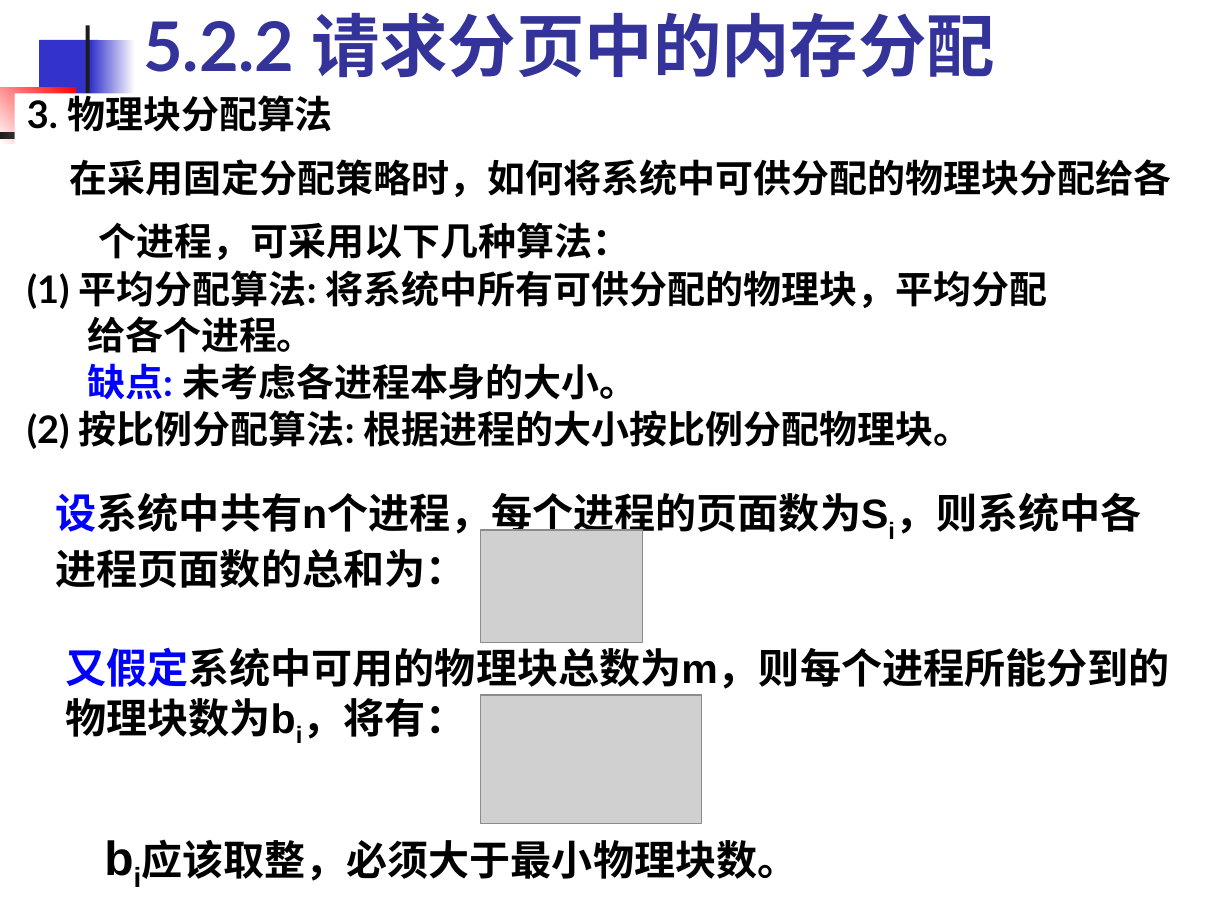
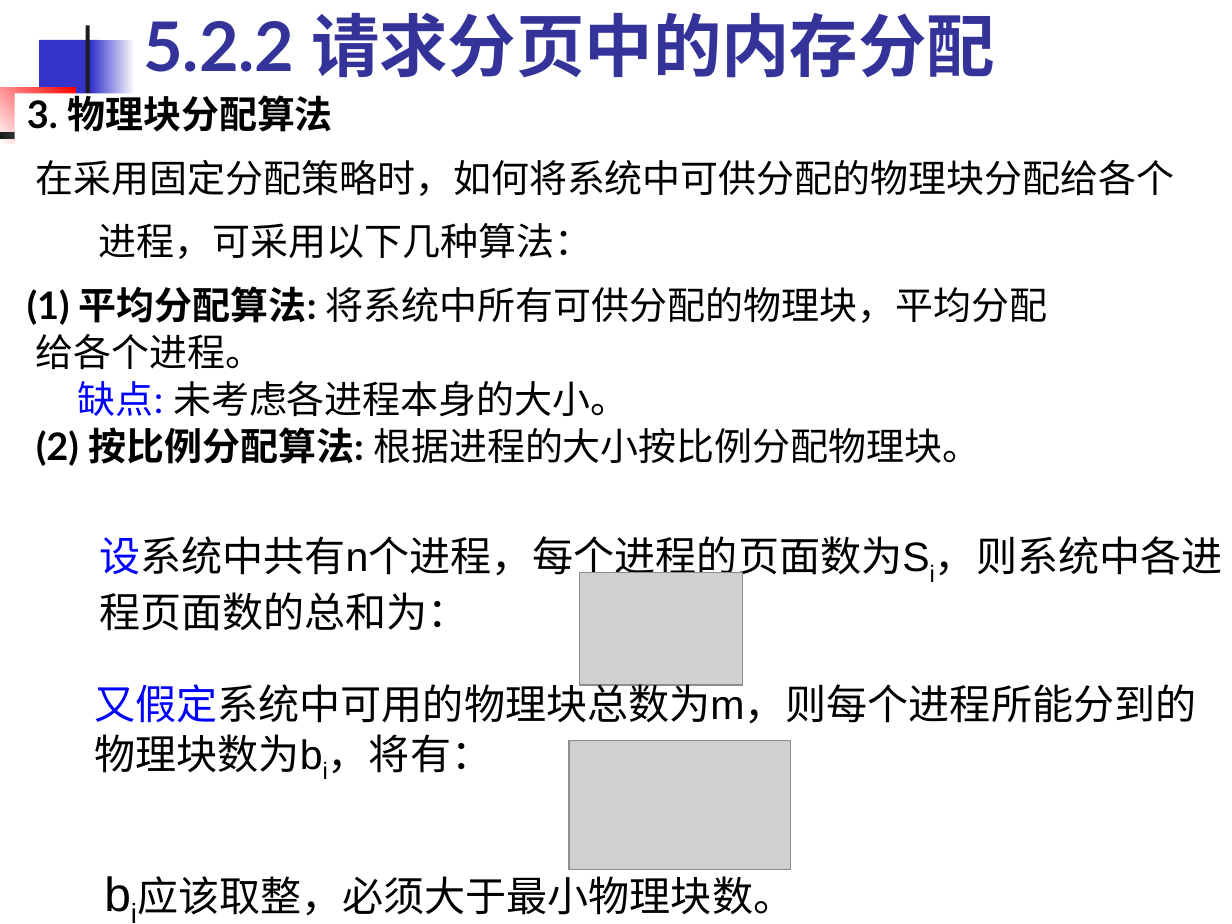
Before and after one commit to edu2act/course-OS, a slide deck: slide 25 of materials/slides/OS_Chap 5.ppt. Drawn at 1232x924 pixels with LibreOffice and Linux fonts; fonts in the diff are those of the drawing; grey boxes stand for pictures. Boxes give left, top, right and bottom in pixels: in the first picture for what was removed or moved away, otherwise in the second. Text is boxed around its words. In the diff, an @@ line names an element or a change of style, - is before the commit and + after.

```diff
--- a/materials/slides/OS_Chap 5.ppt
+++ b/materials/slides/OS_Chap 5.ppt
@@ text at <box>27,160,1174,466</box>: font Lato to Times New Roman in "在采用固定分配策略时，如何将系统中可供分配的物理块分配给各个进程，可采用以下几种算法："; bold off in "在采用固定分配策略时，如何将系统中可供分配的物理块分配给各个进程，可采用以下几种算法：", "将系统中所有可供分配的物理块，平均分配", "给各个进程。", "缺点: 未考虑各进程本身的大小。" and 1 more places; line spacing 0.8 to 1.4; less space between paragraphs @@
@@ bold off in 3 elements at <box>137,868,794,916</box>, <box>94,677,1196,774</box>, <box>99,536,1222,631</box> @@
@@ text "设系统中共有n个进程，每个进程的页面数为Si，则系统中各进程页面数的总和为：": place and size @@
-text "设系统中共有n个进程，每个进程的页面数为Si，则系统中各进程页面数的总和为：" at <box>56,493,1141,588</box>
+text "设系统中共有n个进程，每个进程的页面数为Si，则系统中各进程页面数的总和为：" at <box>99,536,1222,631</box>
@@ picture: place and size @@
-picture at <box>480,530,643,642</box>
+picture at <box>580,573,743,685</box>
@@ text "又假定系统中可用的物理块总数为m，则每个进程所能分到的物理块数为bi，将有：": place and size @@
-text "又假定系统中可用的物理块总数为m，则每个进程所能分到的物理块数为bi，将有：" at <box>65,641,1169,739</box>
+text "又假定系统中可用的物理块总数为m，则每个进程所能分到的物理块数为bi，将有：" at <box>94,677,1196,774</box>
@@ picture: place and size @@
-picture at <box>480,695,702,824</box>
+picture at <box>569,740,791,870</box>
@@ text "bi应该取整，必须大于最小物理块数。": place and size @@
-text "bi应该取整，必须大于最小物理块数。" at <box>141,839,798,881</box>
+text "bi应该取整，必须大于最小物理块数。" at <box>137,868,794,916</box>
```
Also in this commit, not shown: 53 other slides changed, 7 other files.
